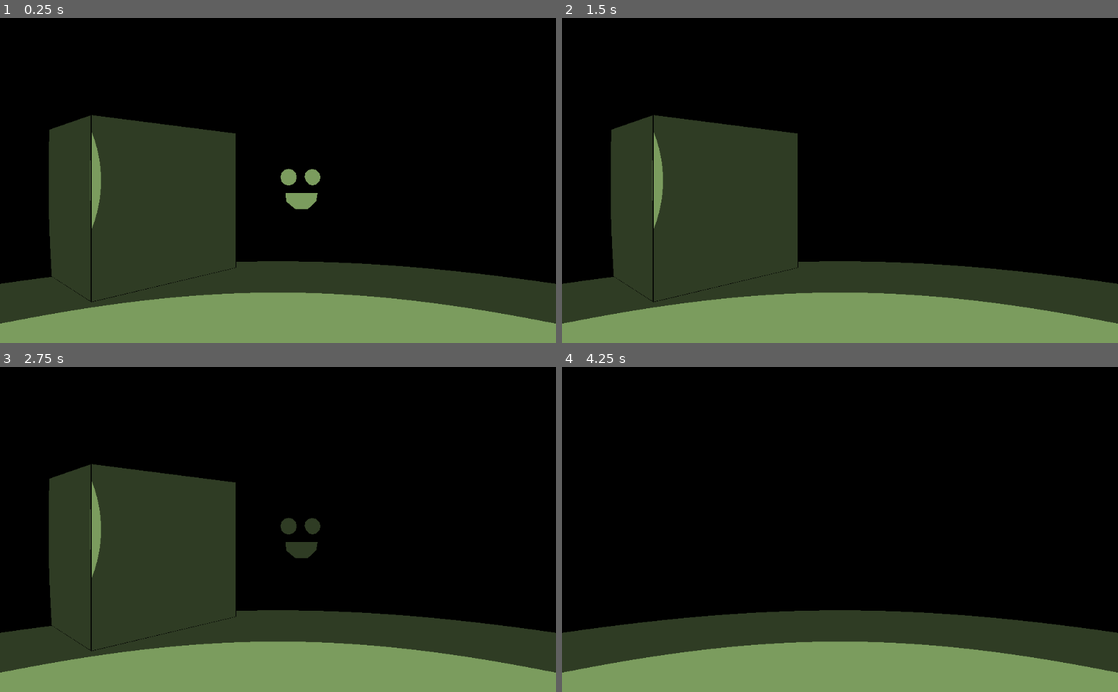
Above: before the commit, frames 1-4 (two rows, left to right).
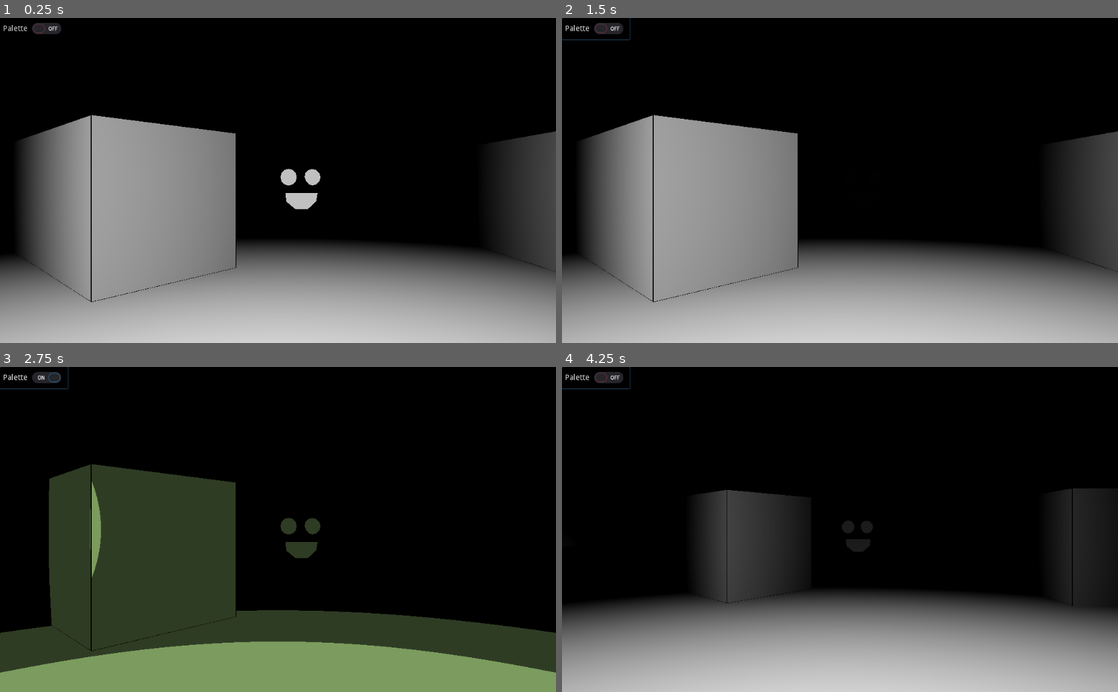
Above: after the commit, the same moments.

Repository: gilzoide/1JAM-RETRO
Game: Godot game, scene res://Main.tscn
Two runs of this game, one before a commit and one after it. Both use one fixed random seed, a clock stepped at 60 frames per second and the inputs below.
Inputs (mouse positions are in pixels of both pictures, inside the frame that each line leads up to):
- Up to frame 1 (0.25 s): no input
- Up to frame 2 (1.5 s): click (595, 27) at 0.5 s, where only the run after the commit has a clickable "Palette"; click (595, 27) at 1.25 s, where only the run after the commit has a clickable "Palette"
- Up to frame 3 (2.75 s): click (33, 376) at 2 s, where only the run after the commit has a clickable "Palette"
- Up to frame 4 (4.25 s): tap Enter at 2.75 s; hold S (camera_back) 2.78-3.53 s; tap W (camera_forward) at 3.6 s

The runs differ from the first frame. In frame 1, 48% of the frame differs, in the area x 0-100%, y 1-100%; in frame 2, 48%; in frame 3, 0.3%; in frame 4, 38%.

Commit message:
Add CheckButton to toggle palette snapping

Diff:
--- a/Main.tscn
+++ b/Main.tscn
@@ -1,6 +1,7 @@
-[gd_scene load_steps=3 format=2]
+[gd_scene load_steps=4 format=2]
 
 [ext_resource path="res://Levels/LevelTest.tscn" type="PackedScene" id=1]
+[ext_resource path="res://Options.gd" type="Script" id=2]
 [ext_resource path="res://Palletes/Palette_material.tres" type="Material" id=3]
 
 [node name="Root" type="Control"]
@@ -11,7 +12,6 @@
 }
 
 [node name="ViewportContainer" type="ViewportContainer" parent="."]
-material = ExtResource( 3 )
 anchor_right = 1.0
 anchor_bottom = 1.0
 stretch = true
@@ -20,7 +20,26 @@
 }
 
 [node name="Viewport" type="Viewport" parent="ViewportContainer"]
+size = Vector2( 1024, 600 )
+handle_input_locally = false
+render_target_update_mode = 3
 audio_listener_enable_2d = true
 audio_listener_enable_3d = true
 
 [node name="LevelTest" parent="ViewportContainer/Viewport" instance=ExtResource( 1 )]
+
+[node name="Options" type="VBoxContainer" parent="."]
+script = ExtResource( 2 )
+viewport_container_path = NodePath("../ViewportContainer")
+palette_material = ExtResource( 3 )
+
+[node name="Control" type="Control" parent="Options"]
+
+[node name="CheckButton" type="CheckButton" parent="Options/Control"]
+margin_right = 24.0
+margin_bottom = 24.0
+text = "Palette"
+__meta__ = {
+"_edit_use_anchors_": false
+}
+[connection signal="toggled" from="Options/Control/CheckButton" to="Options" method="set_apply_palette"]
--- /dev/null
+++ b/Options.gd
@@ -0,0 +1,11 @@
+extends VBoxContainer
+
+export(NodePath) var viewport_container_path
+onready var viewport_container: ViewportContainer = get_node(viewport_container_path)
+export(Material) var palette_material
+
+func set_apply_palette(apply: bool):
+	if apply:
+		viewport_container.material = palette_material
+	else:
+		viewport_container.material = null
--- a/Palletes/Palette_shader.shader
+++ b/Palletes/Palette_shader.shader
@@ -13,7 +13,6 @@
 }
 
 void fragment() {
-	float x = texture(TEXTURE, SCREEN_UV).x;
-	//COLOR = vec4(x, x, x, 1.0);
-	COLOR = snap_to_palette(x);
+	vec4 pixel = texture(TEXTURE, UV);
+	COLOR = snap_to_palette(pixel.r);
 }
